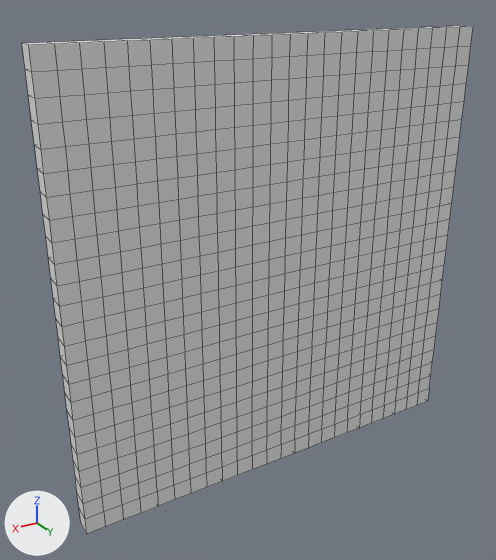
Before and after pictures for a commit that changed the OBJ model WindingTale/Assets/Resources/Maps/ShapePanel1/Shape_1_99.obj.
Camera for both pictures: a 50 mm camera at (31.0, 4.9, 26.1) aimed at (13.7, -23.9, 11.7). The lights are fixed; the arrows at lower left show +X, +Y and +Z. Mesh edges are drawn as thin lines. Where no turn or scale is listed for an object, it has been applied to the vertices. Vertices at the same position are counted once.

Before the edit, the objects in view are built like this:
```python
me_shape_1_99 = bpy.data.meshes.new('Shape_1_99')
me_shape_1_99.from_pydata(...)  # 1250 vertices, 1248 faces; spans x 0.0..24.0, y -24.0..-23.0, z 0.0..24.0
ob_shape_1_99 = bpy.data.objects.new('Shape_1_99', me_shape_1_99)
ob_shape_1_99.location = (0.0, 0.0, 0.0)
```
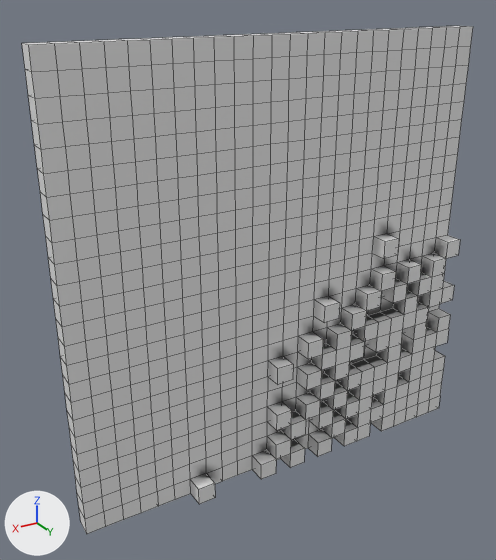
Boxes (x1, y1, x2, y2) around the edits, measured in the pictures (496 x 560 px):
part 1 of me_shape_1_99, built on
    after: (190, 234, 460, 504)

The change, as a list of edits to the scene's bpy script:
```text
Change me_shape_1_99:
    used by ob_shape_1_99; location = (0.0, 0.0, 0.0)
    remove me_shape_1_99.from_pydata(...)  # 1250 vertices, 1248 faces; spans x 0.0..24.0, y -24.0..-23.0, z 0.0..24.0
    add me_shape_1_99.from_pydata(...)  # 1386 vertices, 1566 faces; spans x 0.0..24.0, y -24.0..-22.0, z 0.0..24.0
    me_shape_1_99 part 1: 11 vertices moved from x 0.0..3.0, y -24.0, z 0.0..2.0 to x 0.0..3.0, y -22.0, z 0.0..2.0; 14 vertices removed from x 0.0..7.0, y -24.0, z 0.0..7.0; 150 vertices added at x 0.0..18.0, y -22.0, z 0.0..13.0
```
